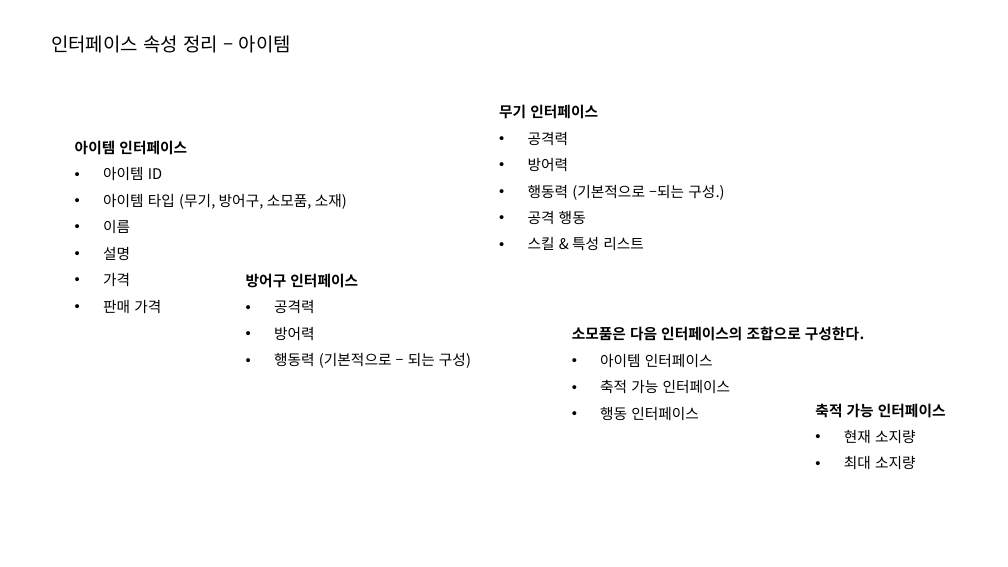
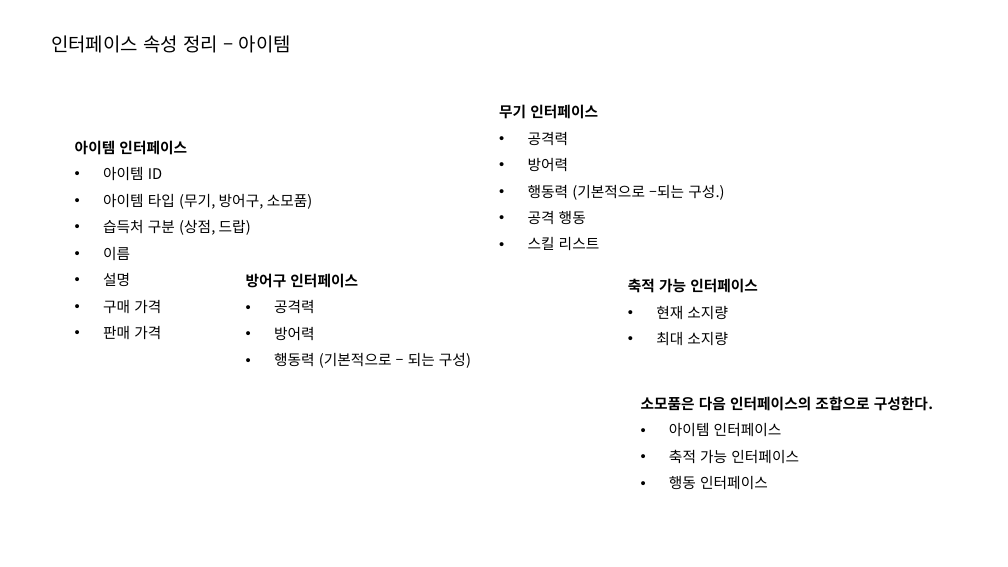
Before and after one commit to lsu0503/TextRPG_TeamProject2nd, a slide deck: slide 12 of Documents/TextRPG_와이어프레임.pptx (slide 14 before the commit). Drawn at 1008x567 pixels with LibreOffice and Linux fonts; fonts in the diff are those of the drawing. Boxes give left, top, right and bottom in pixels: in the first picture for what was removed or moved away, otherwise in the second. Text is boxed around its words. In the diff, an @@ line names an element or a change of style, - is before the commit and + after.

```diff
--- a/Documents/TextRPG_와이어프레임.pptx
+++ b/Documents/TextRPG_와이어프레임.pptx
@@ text at box(103, 194, 313, 235): text changed @@
-• 아이템 타입 (무기, 방어구, 소모품, 소재)
+• 아이템 타입 (무기, 방어구, 소모품)
+• 습득처 구분 (상점, 드랍)
@@ text at box(528, 237, 600, 250): text changed @@
-• 스킬 & 특성 리스트
+• 스킬 리스트
@@ text "축적 가능 인터페이스": place and size @@
-text "축적 가능 인터페이스" at box(815, 403, 946, 469)
+text "축적 가능 인터페이스" at box(628, 278, 758, 345)
@@ text at box(103, 300, 161, 313): text changed @@
-• 가격
+• 구매 가격
@@ text "소모품은 다음 인터페이스의 조합으로 구성한다.": place and size @@
-text "소모품은 다음 인터페이스의 조합으로 구성한다." at box(572, 326, 864, 420)
+text "소모품은 다음 인터페이스의 조합으로 구성한다." at box(641, 396, 933, 489)
```
Also in this commit, not shown: 6 other slides changed, 1 slide added, 2 slides removed.
